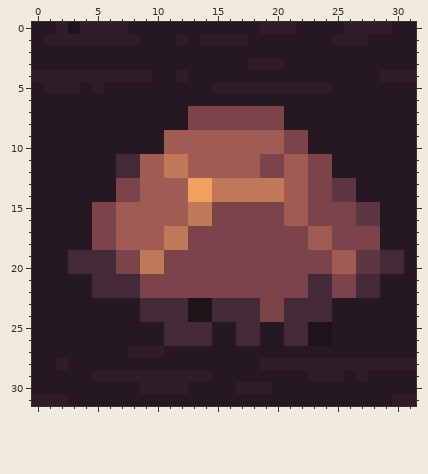
Pixel-art file, stored at Assets/Resources/Art/Area Tiles/Wasteland/Uncommon/area_wasteland_rock.aseprite. The picture above is the old version.
32x32 pixels, 1 frame.
New version:
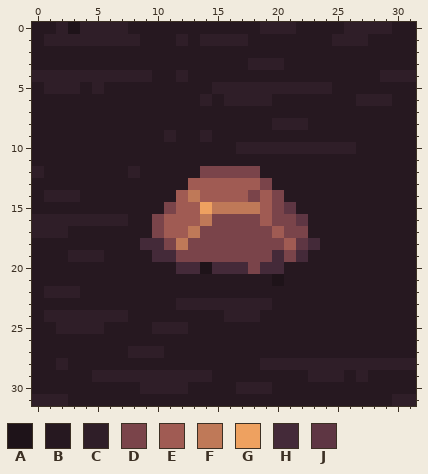
Palette (. is transparent): A #1e1319  B #261820  C #2f1e28  D #7a444a  E #a05b53  F #bf7958  G #eea160  H #442a39  J #5e3643
Difference:
Changed rows in their new state; - is an unchanged pixel.
first column x 0:
 6 --------------C-CCCC-------CCC-
 7 -------------BBBBBBBB----------
 8 -------------BBBBBBBCCC--------
 9 -----------CBBCBBBBBBBB--------
10 -----------BBBBBBCCCCCCCCCC----
11 -------BBBBBBBBBBBBBBBBBB------
12 C------BCBBBBBDDDDDBBBBBB------
13 -------BBBBBBEEEEEEDBBBBBBB----
14 -CCC---BBBBB-FEEEEDEDBBBBBB----
15 -----BBBBBBD-EGFFFFE-JBBBBBBB--
16 CCCCCCCCBBD--E-----E-DJBBBBBB--
17 CCC--BBBBBDEEF------E--BBBBBB--
18 -----BBBBHHD---------EJHBBBBB--
19 ---CCCBBBBHH--------H-HBBBBBBBB
20 ---BBBBBBBBBHHAHHH-HHBBBBBBBBBB
21 -----BBBBBBBBBBBBBBBABBBBBBBB--
22 -CCC-BBBBBBBBBBBBBBBBBBBBBBBB--
23 ---------BBBCCCCCCCCBBBBB------
24 -CCCCCCC-BBBBBBBCCCBBBBBB------
25 --CCCC----CCCBB--BB--BBBB------
26 -----------BBBB--BB--BBBB------
